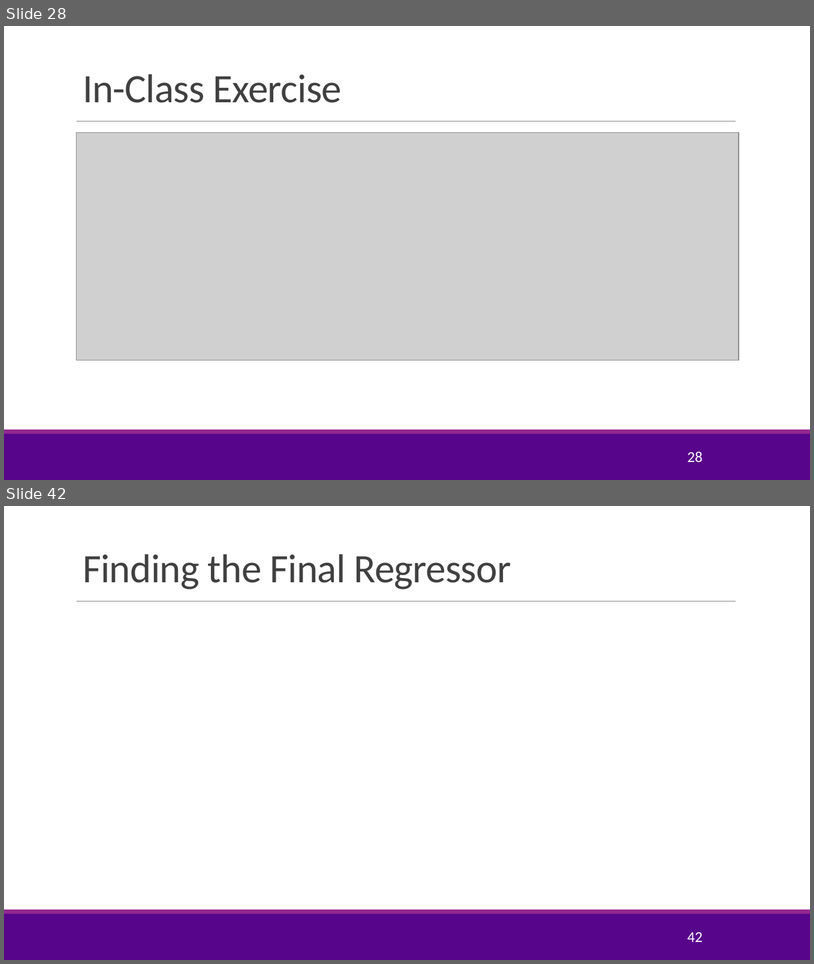
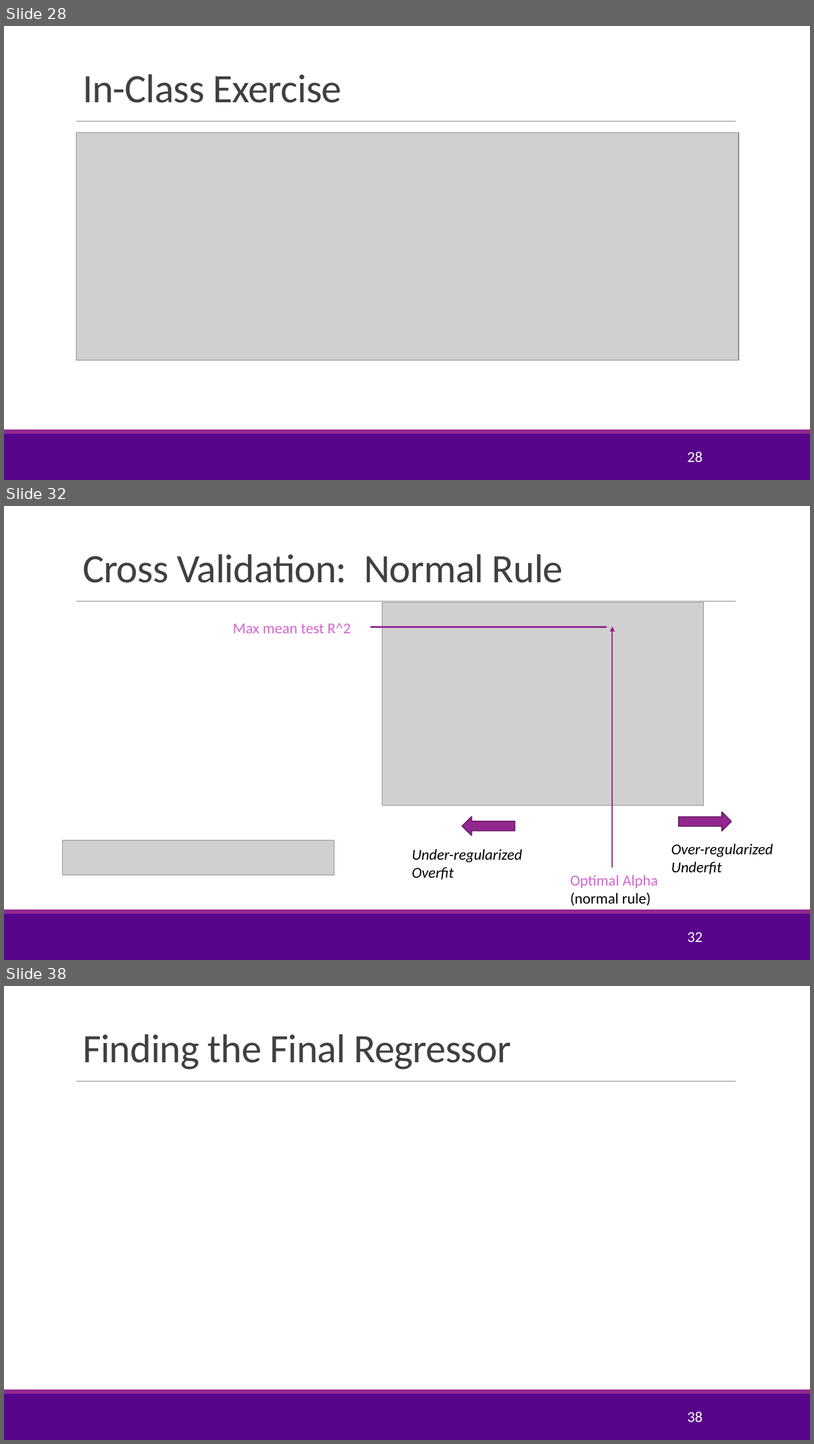
Before and after one commit to sdrangan/introml, a slide deck: lectures/Lect05_Lasso.pptx. Shown one above the other, each under a label of ours: slides 28 and 42 before the commit, slides 28, 32 and 38 after it; the slides between them are not shown. The pictures are 814x964 and 814x1444 pixels, drawn with LibreOffice and Linux fonts; fonts in the diff are those of the drawing; grey boxes stand for pictures; background and template pictures are left out. Boxes give left, top, right and bottom in pixels: in the first picture for what was removed or moved away, otherwise in the second. Text is boxed around its words. In the diff, an @@ line names an element or a change of style, - is before the commit and + after.

```diff
--- a/lectures/Lect05_Lasso.pptx
+++ b/lectures/Lect05_Lasso.pptx
@@ slide 32 added at [4,506,810,960], background #FFFFFF; not listed: 3 template elements that a slide beside it also shows @@
@@ title added at [83,554,564,583], 48 pt, text #404040 @@
+Cross Validation: Normal Rule
@@ picture added at [382,602,704,805] @@
@@ text added at [233,623,351,633], 18 pt, text #D665D3 @@
+Max mean test R^2
@@ line added from (607, 627) to (371, 627), #92278F 1.75 pt @@
@@ arrow added from (612, 867) to (612, 627), #92278F 1.5 pt @@
@@ right arrow added at [462,816,515,835], fill #92278F, outline #6C1D6A 1.25 pt @@
@@ right arrow added at [679,812,732,831], fill #92278F, outline #6C1D6A 1.25 pt @@
@@ picture added at [63,840,335,875] @@
@@ text added at [672,843,774,874], 18 pt, text #000000, italic @@
+Over-regularized
+Underfit
@@ text added at [412,849,522,879], 18 pt, text #000000, italic @@
+Under-regularized
+Overfit
@@ text added at [570,874,659,906], 18 pt, text #D665D3 @@
+Optimal Alpha
+(normal rule)
@@ page number added at [687,931,703,942], 18 pt, text #FFFFFF @@
+32
@@ what was slide 42 is now slide 38 @@
@@ page number at [687,1411,703,1422]: text changed @@
-42
+38
```
Also in this commit, not shown: 5 slides changed, 7 other slides added, 7 slides removed, 1 other file.
